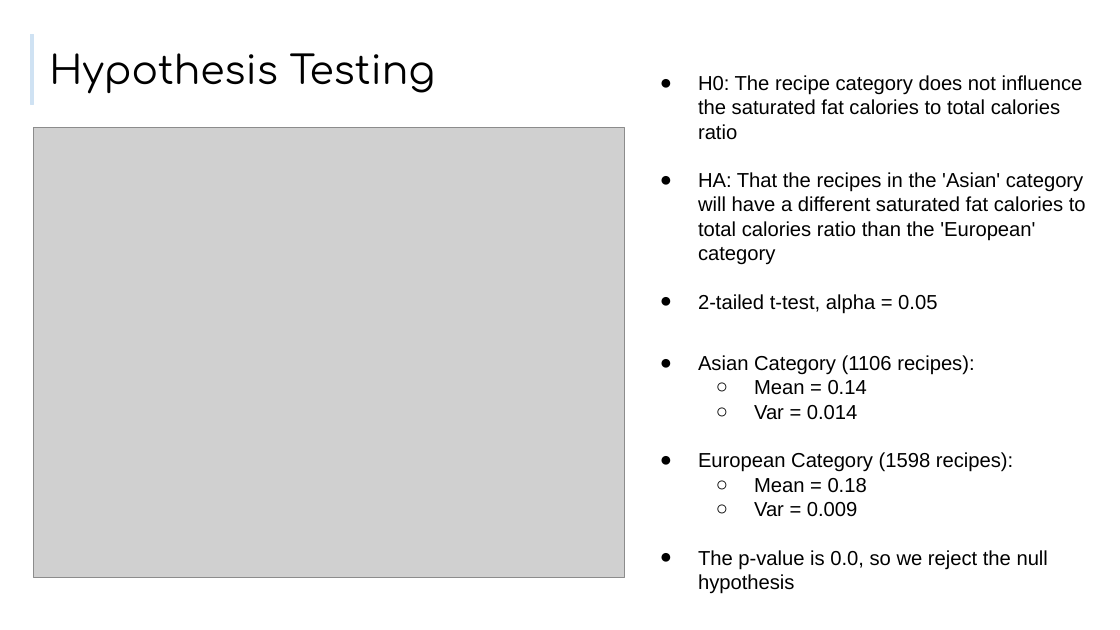
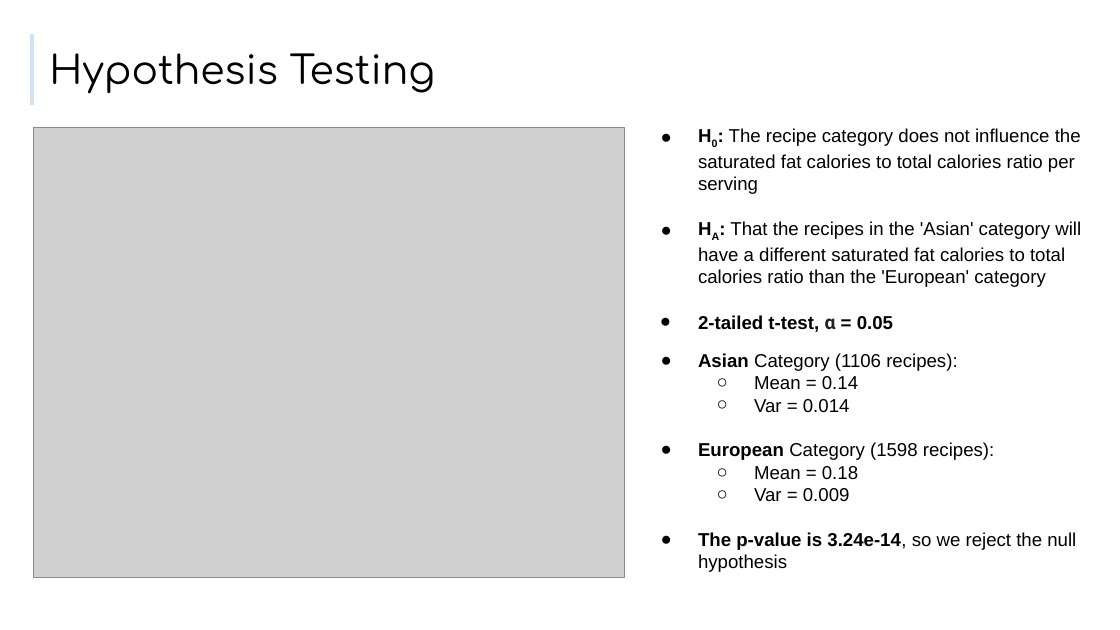
Before and after one commit to kaelynn-rose/RecipeEDA, a slide deck: slide 6 of Presentation/Health_Trends_In_Recipe_Data.pptx. Drawn at 1120x630 pixels with LibreOffice and Linux fonts; fonts in the diff are those of the drawing; grey boxes stand for pictures. Boxes give left, top, right and bottom in pixels: in the first picture for what was removed or moved away, otherwise in the second. Text is boxed around its words. In the diff, an @@ line names an element or a change of style, - is before the commit and + after.

```diff
--- a/Presentation/Health_Trends_In_Recipe_Data.pptx
+++ b/Presentation/Health_Trends_In_Recipe_Data.pptx
@@ text "H0: The recipe category does ...": place and size @@
-text "H0: The recipe category does ..." at (698,75,1086,314)
+text "H0: The recipe category does ..." at (698,128,1081,332)
@@ text at (698,128,1081,194): text changed; size 13 to 12 pt @@
-● H0: The recipe category does not influence the saturated fat calories to total calories ratio
+● H0: The recipe category does not influence the saturated fat calories to total calories ratio per serving
@@ text at (698,221,1081,287): size 13 to 12 pt in "HA: That the recipes in the 'Asian' ..."; now subscript, bold on in "HA:"; indent changed @@
@@ text at (698,315,893,332): text changed; size 13 to 12 pt; bold on @@
-● 2-tailed t-test, alpha = 0.05
+● 2-tailed t-test, α = 0.05
@@ text at (698,353,994,502): size 13 to 12 pt in "Asian Category (1106 recipes):", "Mean = 0.14", "Var = 0.014", "European Category (1598 recipes):" and 2 more places; bold on in "Asian", "European"; indent changed @@
@@ text at (698,532,1076,572): text changed; size 13 to 12 pt @@
-● The p-value is 0.0, so we reject the null hypothesis
+● The p-value is 3.24e-14, so we reject the null hypothesis
```
Also in this commit, not shown: 3 other slides changed, 1 slide added.
